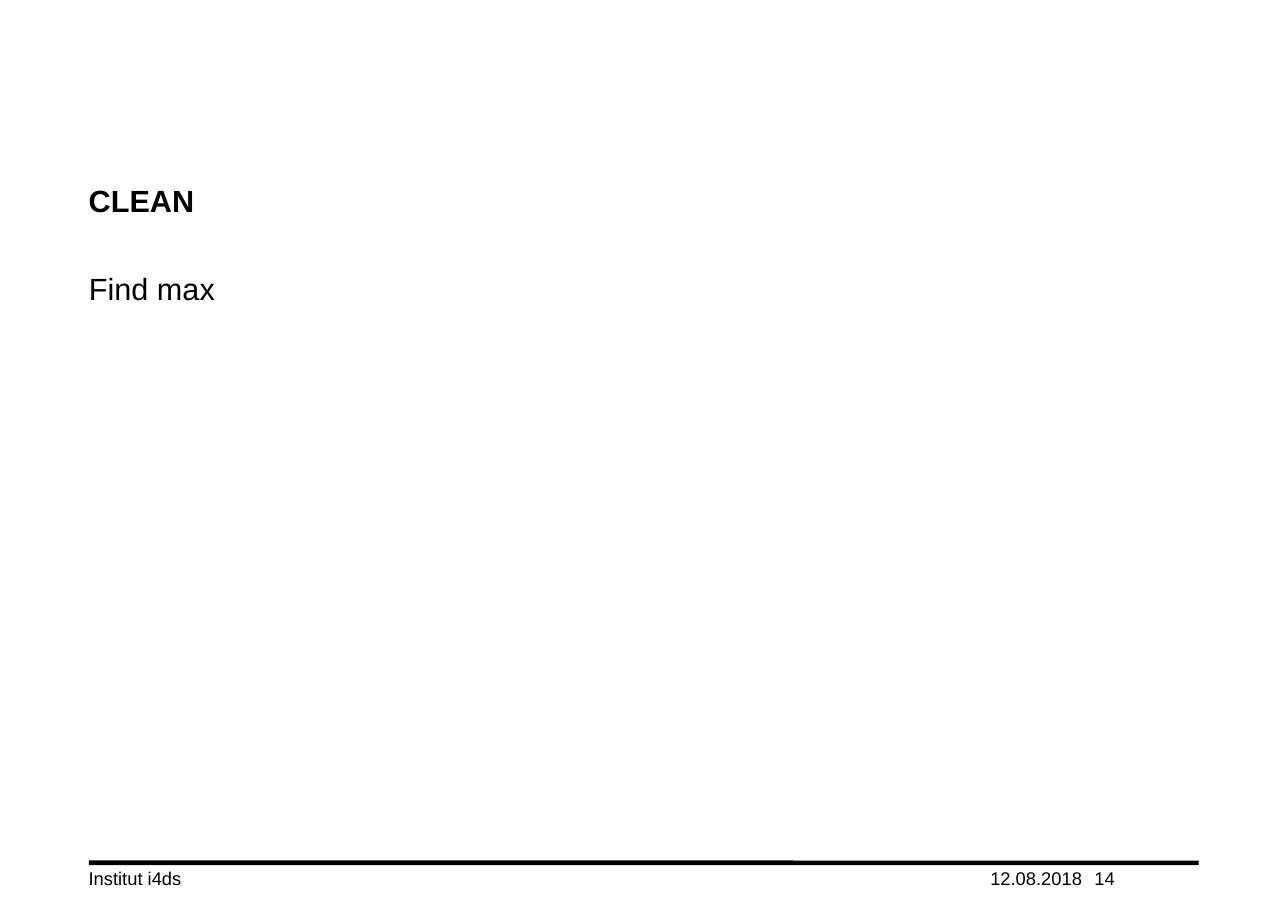
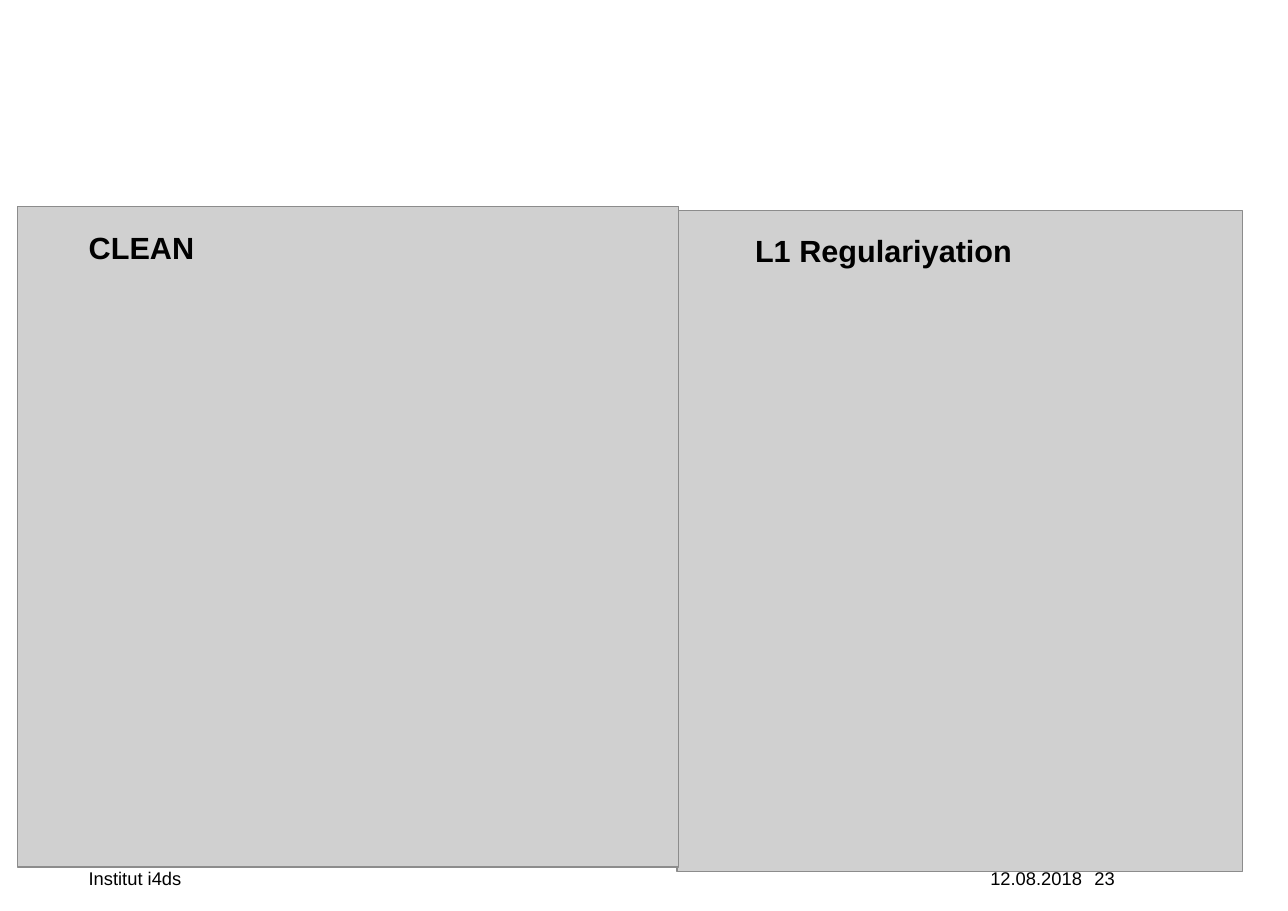
Before and after one commit to lord-blueberry/p7-doc, a slide deck: slide 23 of ppt/praes.pptx (slide 14 before the commit). Drawn at 1288x911 pixels with LibreOffice and Linux fonts; fonts in the diff are those of the drawing; grey boxes stand for pictures; background and template pictures are left out. Boxes give left, top, right and bottom in pixels: in the first picture for what was removed or moved away, otherwise in the second. Text is boxed around its words. In the diff, an @@ line names an element or a change of style, - is before the commit and + after.

Commit message:
more

```diff
--- a/ppt/praes.pptx
+++ b/ppt/praes.pptx
@@ picture added at box(18, 206, 679, 867) @@
@@ title "CLEAN": place and size @@
-title "CLEAN" at box(89, 190, 194, 213)
+title "CLEAN" at box(89, 237, 194, 260)
@@ picture added at box(678, 210, 1243, 872) @@
@@ text added at box(755, 240, 1012, 267), 20 pt, text #000000, bold @@
+L1 Regulariyation
@@ text removed at box(89, 277, 215, 301) @@
-Find max
@@ page number at box(1094, 871, 1114, 885): text changed @@
-14
+23
```
Also in this commit, not shown: 7 other slides changed, 3 slides removed.
